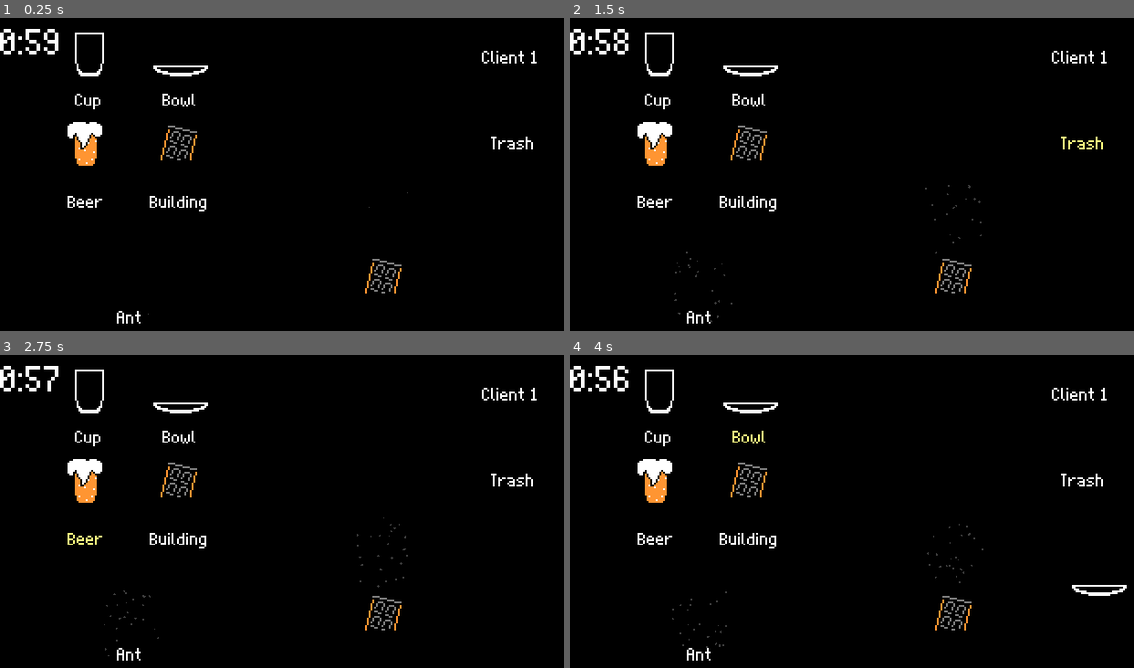
Above: before the commit, frames 1-4 (two rows, left to right).
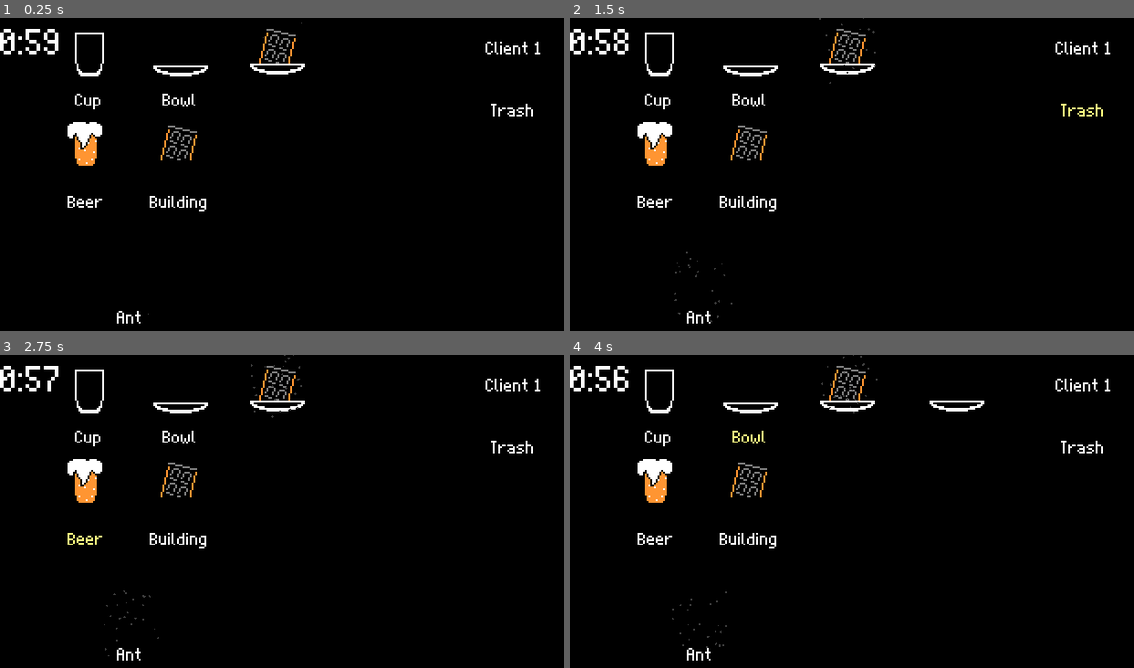
Above: after the commit, the same moments.

Repository: Banalian/BitBiscuit-GMTK2024
Game: Godot game, scene res://Scenes/Gyms/bana_gym.tscn
Two runs of this game, one before a commit and one after it. Both use one fixed random seed, a clock stepped at 60 frames per second and the inputs below. This scene is started directly instead of the project's main scene.
Inputs:
- Up to frame 1 (0.25 s): no input
- Up to frame 2 (1.5 s): click "Client 1" at 0.5 s; click "Trash" at 1.25 s
- Up to frame 3 (2.75 s): click "Beer" at 2 s
- Up to frame 4 (4 s): click "Building" at 2.75 s; click "Bowl" at 3.5 s

The runs differ from the first frame. In frame 1, 1.0% of the frame differs, in the area x 44-96%, y 1-89%; in frame 2, 1.0%; in frame 3, 1.1%; in frame 4, 1.4%, in the area x 44-99%, y 0-89%.

Commit message:
chore(mix display): replace control nodes by sprite nodes for the display

Diff:
--- a/Scenes/Gyms/bana_gym.tscn
+++ b/Scenes/Gyms/bana_gym.tscn
@@ -22,23 +22,23 @@
 grow_vertical = 2
 
 [node name="Holder" parent="." node_paths=PackedStringArray("root_node") instance=ExtResource("4_uoe76")]
-position = Vector2(270, 92)
+position = Vector2(212, 15)
 root_node = NodePath("..")
 
 [node name="ClientTile" parent="." node_paths=PackedStringArray("holder") instance=ExtResource("5_mdyf4")]
 layout_mode = 0
-offset_left = 246.0
-offset_top = 6.0
-offset_right = 313.0
-offset_bottom = 37.0
+offset_left = 248.0
+offset_top = 1.0
+offset_right = 315.0
+offset_bottom = 32.0
 holder = NodePath("../Holder")
 
 [node name="Trash" parent="." node_paths=PackedStringArray("holder") instance=ExtResource("6_nvdae")]
 layout_mode = 0
 offset_left = 247.0
-offset_top = 53.0
+offset_top = 35.0
 offset_right = 314.0
-offset_bottom = 84.0
+offset_bottom = 66.0
 holder = NodePath("../Holder")
 
 [node name="Beer" parent="." instance=ExtResource("1_ku2gi")]
@@ -61,20 +61,21 @@
 position = Vector2(70, 147)
 ingredient_res = ExtResource("8_lx8mu")
 
-[node name="OrderGenerator" type="Node" parent="." node_paths=PackedStringArray("root_node", "mix_displayer")]
+[node name="GameManager" type="Node" parent="."]
+
+[node name="GameTimer" type="Node2D" parent="GameManager"]
+script = ExtResource("12_5d31o")
+
+[node name="Timer" type="Timer" parent="GameManager/GameTimer"]
+
+[node name="Label" type="Label" parent="GameManager/GameTimer"]
+offset_right = 40.0
+offset_bottom = 25.0
+
+[node name="OrderGenerator" type="Node" parent="GameManager" node_paths=PackedStringArray("root_node", "mix_displayer")]
 script = ExtResource("10_5gpj7")
-root_node = NodePath("..")
+root_node = NodePath("../..")
 mix_displayer = NodePath("MixDisplayer")
 
-[node name="MixDisplayer" parent="OrderGenerator" instance=ExtResource("11_2afnp")]
-
-[node name="GameManager" type="Node" parent="."]
-
-[node name="GameTimer" type="Node2D" parent="."]
-script = ExtResource("12_5d31o")
-
-[node name="Timer" type="Timer" parent="GameTimer"]
-
-[node name="Label" type="Label" parent="GameTimer"]
-offset_right = 40.0
-offset_bottom = 25.0
+[node name="MixDisplayer" parent="GameManager/OrderGenerator" instance=ExtResource("11_2afnp")]
+position = Vector2(152, 15)
--- a/Scenes/mix_displayer.tscn
+++ b/Scenes/mix_displayer.tscn
@@ -2,24 +2,15 @@
 
 [ext_resource type="Script" path="res://Scripts/mix_displayer.gd" id="1_574b8"]
 
-[node name="MixDisplayer" type="VBoxContainer" node_paths=PackedStringArray("container_display", "base_display", "additional_display")]
-offset_left = 190.0
-offset_top = 91.0
-offset_right = 230.0
-offset_bottom = 131.0
+[node name="MixDisplayer" type="Node2D" node_paths=PackedStringArray("container_display", "base_display", "additional_display")]
 script = ExtResource("1_574b8")
 container_display = NodePath("Container")
 base_display = NodePath("Base")
 additional_display = NodePath("Additional")
 
-[node name="Additional" type="TextureRect" parent="."]
-layout_mode = 2
-stretch_mode = 3
+[node name="Container" type="Sprite2D" parent="."]
 
-[node name="Base" type="TextureRect" parent="."]
-layout_mode = 2
-stretch_mode = 3
+[node name="Base" type="Sprite2D" parent="."]
+offset = Vector2(0, 4)
 
-[node name="Container" type="TextureRect" parent="."]
-layout_mode = 2
-stretch_mode = 3
+[node name="Additional" type="Sprite2D" parent="."]
--- a/Scenes/mix_holder.tscn
+++ b/Scenes/mix_holder.tscn
@@ -7,9 +7,5 @@
 script = ExtResource("1_fxj6j")
 
 [node name="MixDisplayer" parent="." instance=ExtResource("2_vsc11")]
-offset_left = 0.0
-offset_top = 0.0
-offset_right = 40.0
-offset_bottom = 40.0
 
 [connection signal="holding_mix_changed" from="." to="MixDisplayer" method="set_mix"]
--- a/Scripts/mix_displayer.gd
+++ b/Scripts/mix_displayer.gd
@@ -1,9 +1,9 @@
 class_name MixDisplayer
-extends VBoxContainer
+extends Node2D
 
-@export var container_display: TextureRect
-@export var base_display: TextureRect
-@export var additional_display: TextureRect
+@export var container_display: Sprite2D
+@export var base_display: Sprite2D
+@export var additional_display: Sprite2D
 
 # NEEDS TO BE SET IMMEDIATLY ON START
 var ing_to_rect = {}
@@ -54,11 +54,9 @@
 			_loaded_scene.free()
 			_loaded_scene = null
 		if new_ing.ingredient_scene:
-			var offset:= Vector2(additional_display.get_parent_control().size.x/2, new_ing.ingredient_texture.get_size().y/2)
 			_loaded_scene = new_ing.ingredient_scene.instantiate() as Node2D
-			_loaded_scene.position = offset
 			additional_display.add_child(_loaded_scene)
 
 
-func _set_texture(texture_rect: TextureRect, new_texture:Texture2D):
-	texture_rect.texture = new_texture
+func _set_texture(sprite_2d: Sprite2D, new_texture:Texture2D):
+	sprite_2d.texture = new_texture
